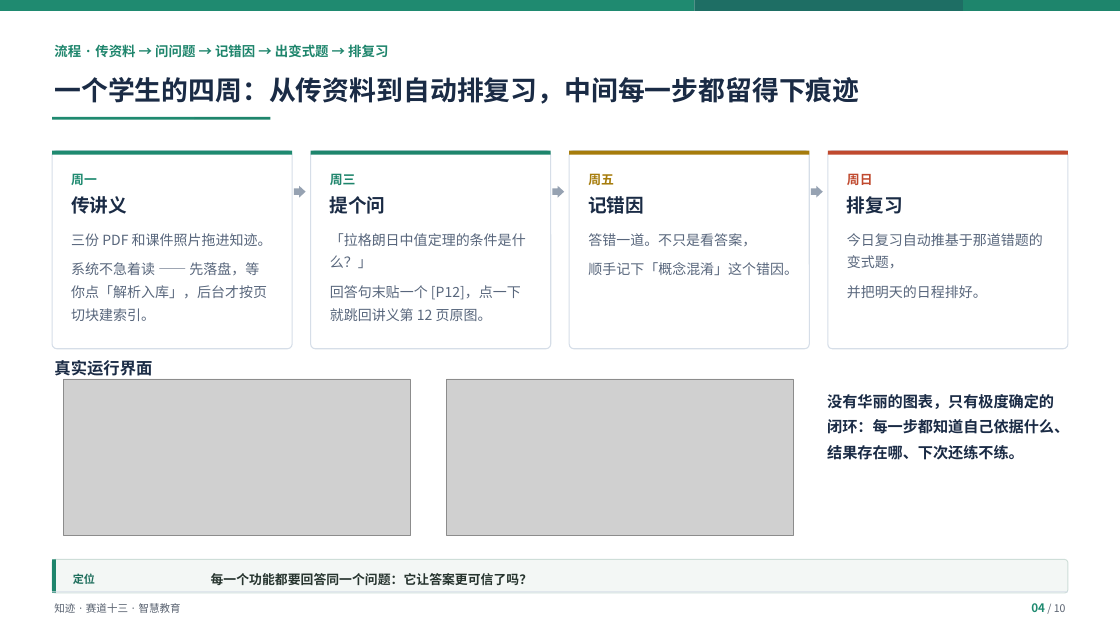
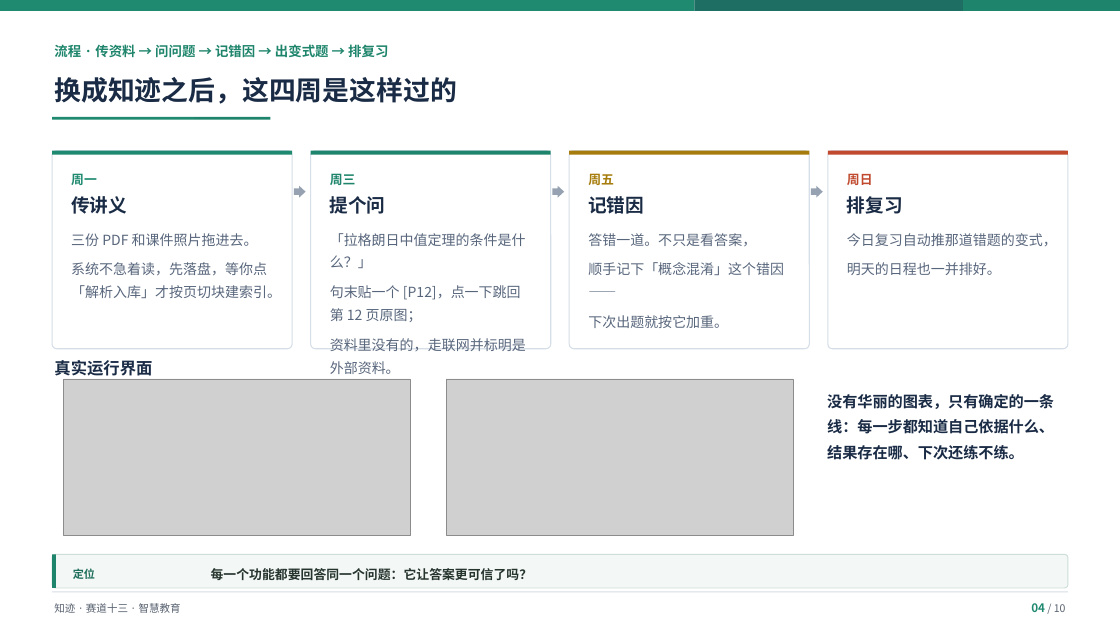
Before and after one commit to Baicaicn23/StudyGraph, a slide deck: slide 4 of docs/作品集/参赛/知迹答辩/知迹答辩.pptx. Drawn at 1120x630 pixels with LibreOffice and Linux fonts; fonts in the diff are those of the drawing; grey boxes stand for pictures. Boxes give left, top, right and bottom in pixels: in the first picture for what was removed or moved away, otherwise in the second. Text is boxed around its words. In the diff, an @@ line names an element or a change of style, - is before the commit and + after.

Commit message:
feat(参赛): p02 加真实情景，全篇文案去 AI 味
按用户要求用 deai-humanizer skill 处理文案，并加一个真实的人：

p02 改为小李的一周（周一晚上 / 周三下午 / 周五晚上），第一人称「我」，
带 [P12]、「概念混淆」等具体细节；右栏从这段经历里抽出「那几次翻车，坏在三处」。
标题改为「它答得很顺，我一翻书，它连定理条件都记错了」。
p04 改「换成知迹之后，这四周是这样过的」—— 与 p02 构成「翻车 → 后来」，不重复。

全篇文案过 humanizer（report 档：保事实与结构清晰，不强行随意）：
- 破折号过量 7 处 → 改逗号/冒号/句号
- 空泛大词「闭环」×2 → 「接起来」「一条线」
- 连续句复用同词（三件事 / 纯函数）→ 换说法
最终 selfcheck.py 0 命中通过。

顺带修：结论条高度缩到 0.40 后未同步降位置，8 页压到页脚线 0.02。
统一位置 6.60（底 7.00，与页脚线 7.04 留 0.04 间隙）。

验证：lint_deck 的 OVERFLOW/OCCLUSION/LOW CONTRAST 计数 0

```diff
--- a/docs/作品集/参赛/知迹答辩/知迹答辩.pptx
+++ b/docs/作品集/参赛/知迹答辩/知迹答辩.pptx
@@ text at [54,77,457,104]: text changed @@
-一个学生的四周：从传资料到自动排复习，中间每一步都留得下痕迹
+换成知迹之后，这四周是这样过的
@@ text at [71,233,281,298]: text changed @@
-三份 PDF 和课件照片拖进知迹。
-系统不急着读 —— 先落盘，等你点「解析入库」，后台才按页切块建索引。
+三份 PDF 和课件照片拖进去。
+系统不急着读，先落盘，等你点「解析入库」才按页切块建索引。
@@ text at [847,233,1057,275]: text changed @@
-今日复习自动推基于那道错题的变式题，
-并把明天的日程排好。
+今日复习自动推那道错题的变式，
+明天的日程也一并排好。
@@ text at [588,262,784,328]: text changed @@
-顺手记下「概念混淆」这个错因。
+顺手记下「概念混淆」这个错因 ——
+下次出题就按它加重。
@@ text at [330,285,526,374]: text changed @@
-回答句末贴一个 [P12]，点一下就跳回讲义第 12 页原图。
+句末贴一个 [P12]，点一下跳回第 12 页原图；
+资料里没有的，走联网并标明是外部资料。
@@ text at [827,394,1054,460]: text changed @@
-没有华丽的图表，只有极度确定的闭环：每一步都知道自己依据什么、结果存在哪、下次还练不练。
+没有华丽的图表，只有确定的一条线：每一步都知道自己依据什么、结果存在哪、下次还练不练。
@@ 2 texts, 1 rounded rectangle, 1 rectangle: place and size @@
-2 texts, 1 rounded rectangle, 1 rectangle at [52,560,1068,593]
+2 texts, 1 rounded rectangle, 1 rectangle at [52,555,1068,588]
```
Also in this commit, not shown: 8 other slides changed, 2 other files.
